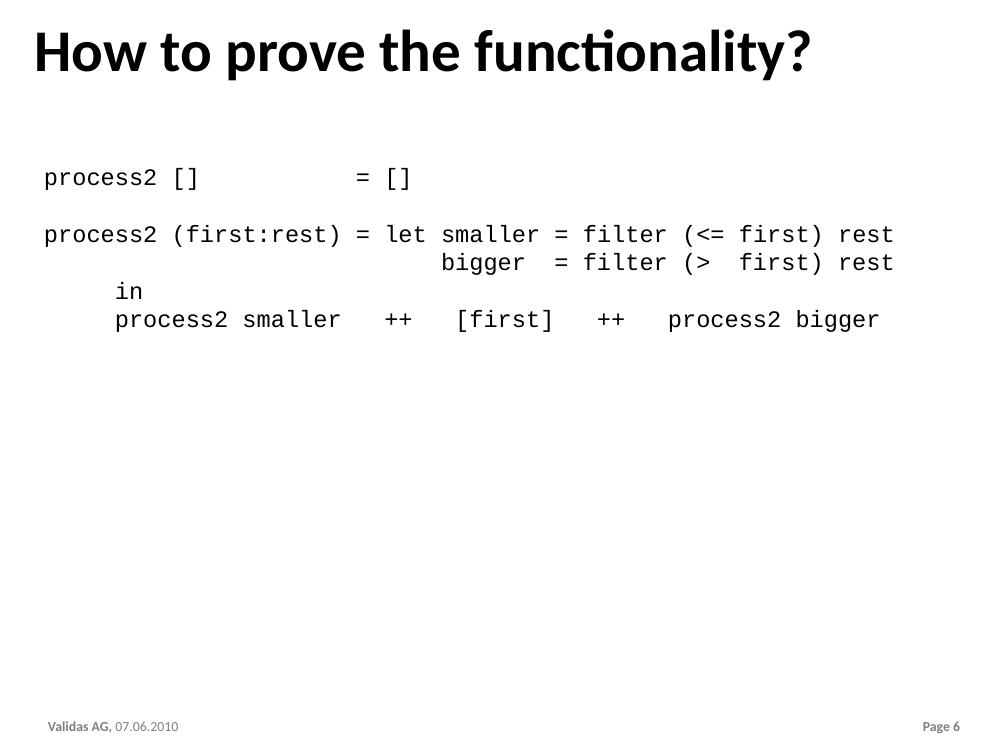
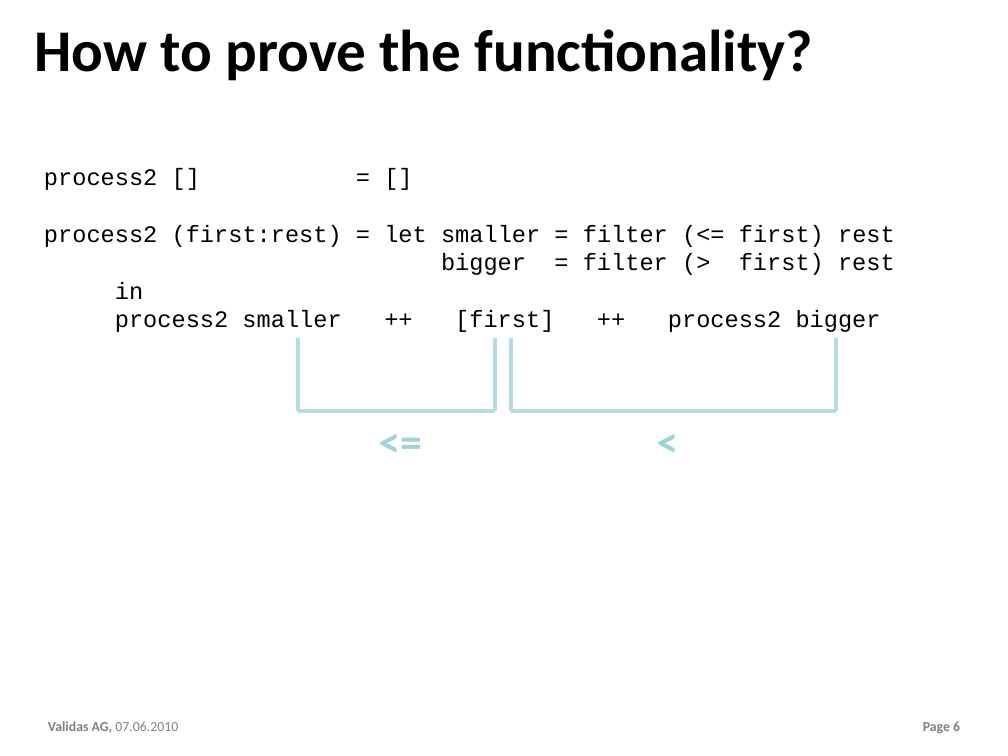
Before and after one commit to theoremprover/chess, a slide deck: slide 6 of ppt/Chess200.pptx. Drawn at 1008x756 pixels with LibreOffice and Linux fonts; fonts in the diff are those of the drawing; background and template pictures are left out. Boxes give left, top, right and bottom in pixels: in the first picture for what was removed or moved away, otherwise in the second. Text is boxed around its words. In the diff, an @@ line names an element or a change of style, - is before the commit and + after.

```diff
--- a/ppt/Chess200.pptx
+++ b/ppt/Chess200.pptx
@@ line added from (298, 337) to (298, 411), #B6DCDF 4 pt @@
@@ line added from (495, 337) to (495, 411), #B6DCDF 4 pt @@
@@ line added from (511, 337) to (511, 411), #B6DCDF 4 pt @@
@@ line added from (836, 337) to (836, 411), #B6DCDF 4 pt @@
@@ line added from (495, 411) to (298, 411), #B6DCDF 4 pt @@
@@ text added at (x1=371, y1=411, x2=430, y2=471), 44 pt, text #9ED3D7, bold @@
+<=
@@ line added from (836, 411) to (511, 411), #B6DCDF 4 pt @@
@@ text added at (x1=650, y1=411, x2=686, y2=471), 44 pt, text #9ED3D7, bold @@
+<
```
Also in this commit, not shown: 13 other slides changed, 4 slides added, 3 other files.
